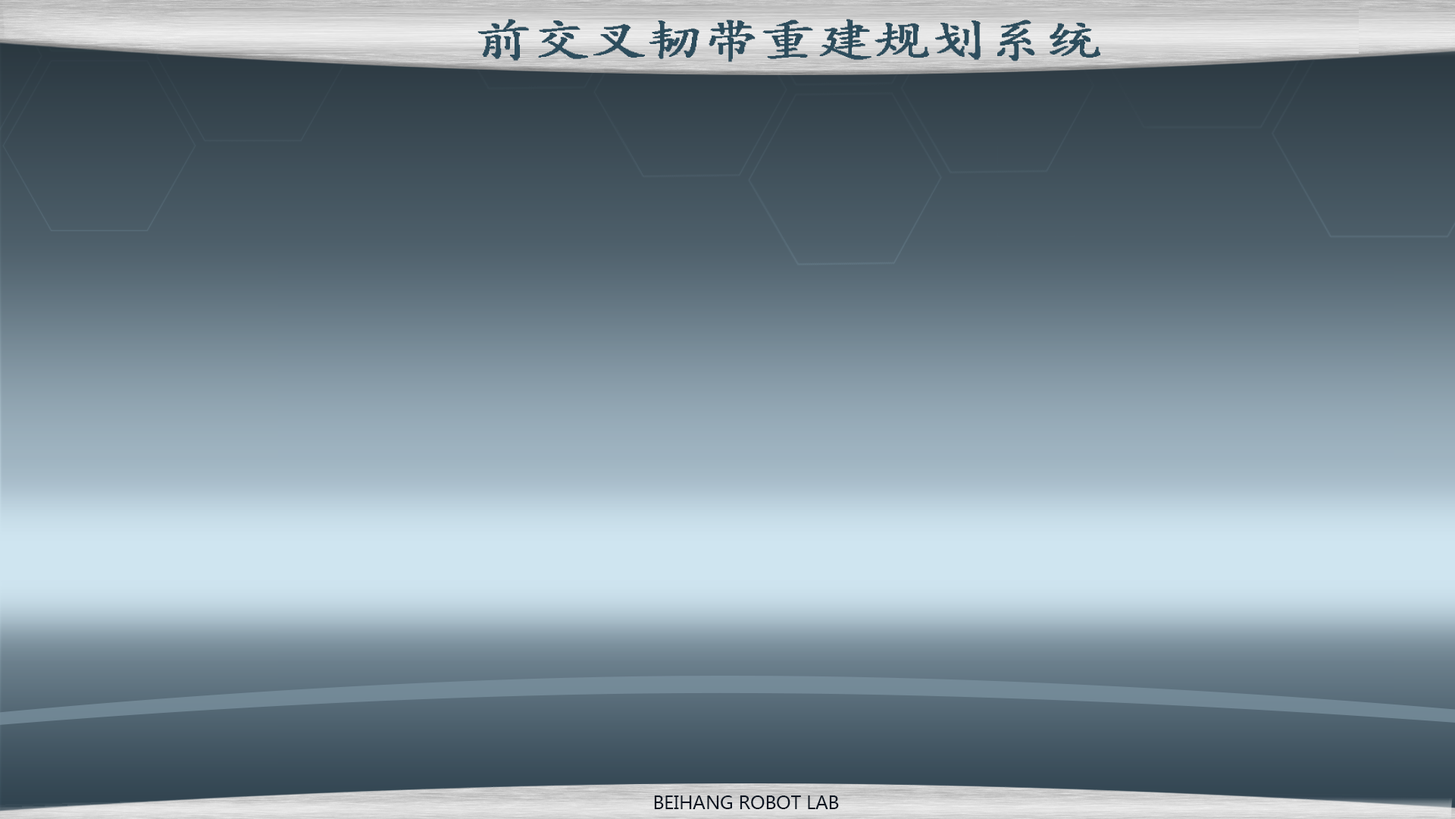
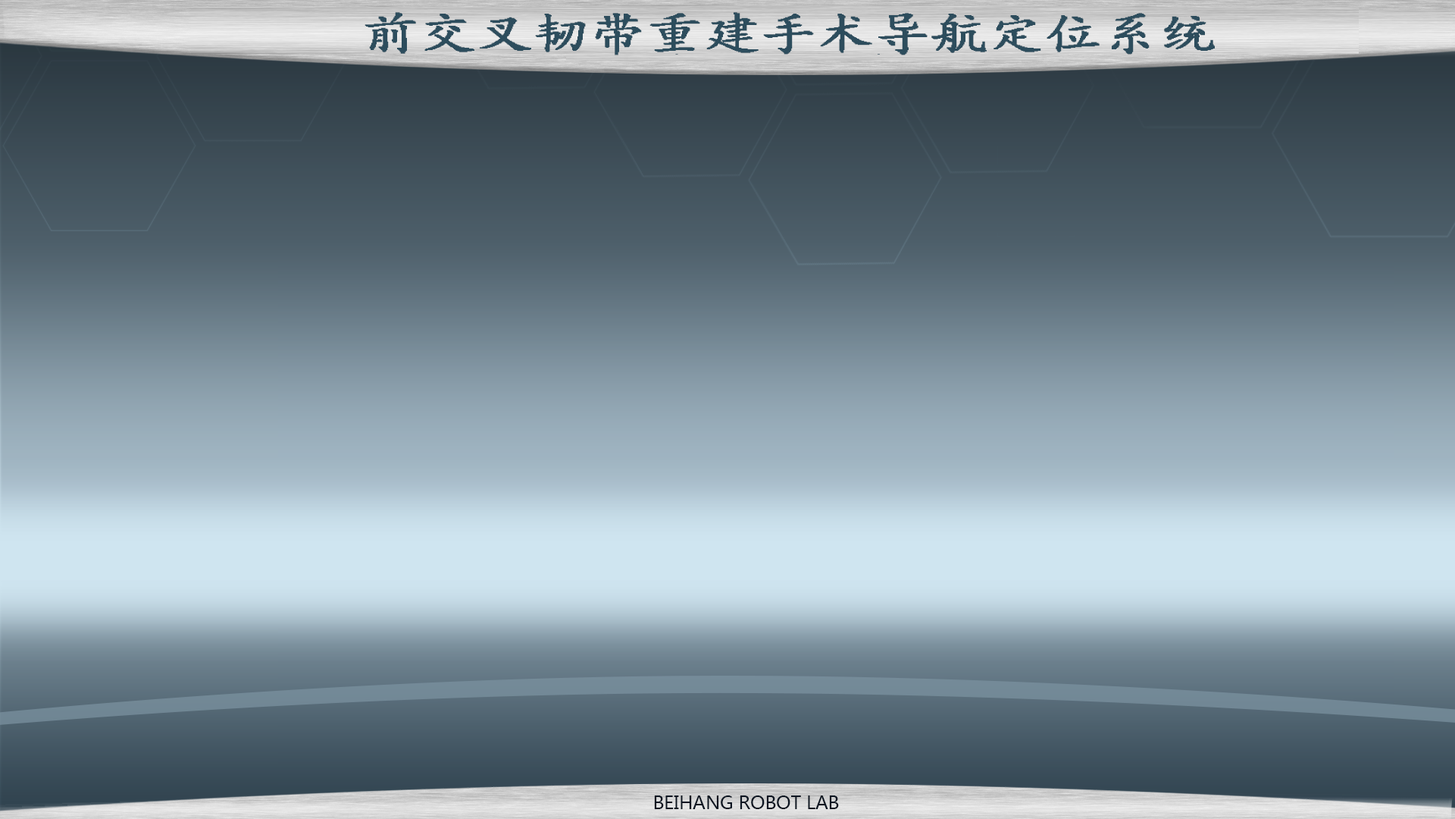
Layers edited between the first and the second 1455×819 image:
renamed "前交叉韧带重建规划系统" to "前交叉韧带重建手术导航定位系统", painted on it over left=364, top=12, right=1216, bottom=63
